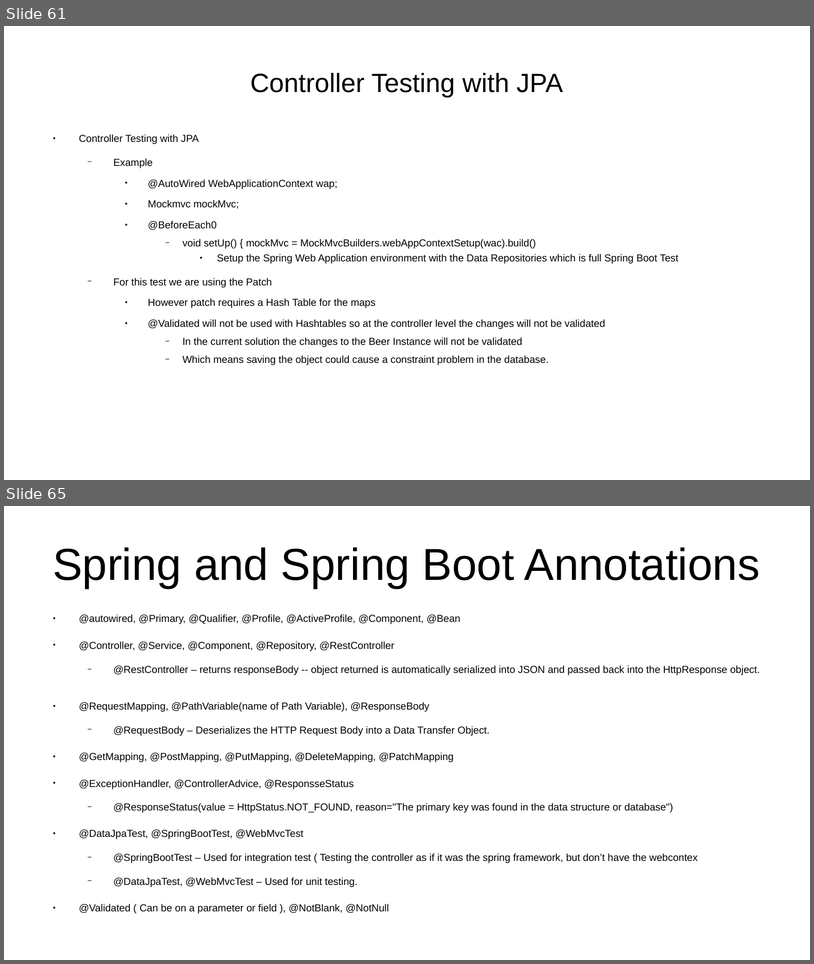
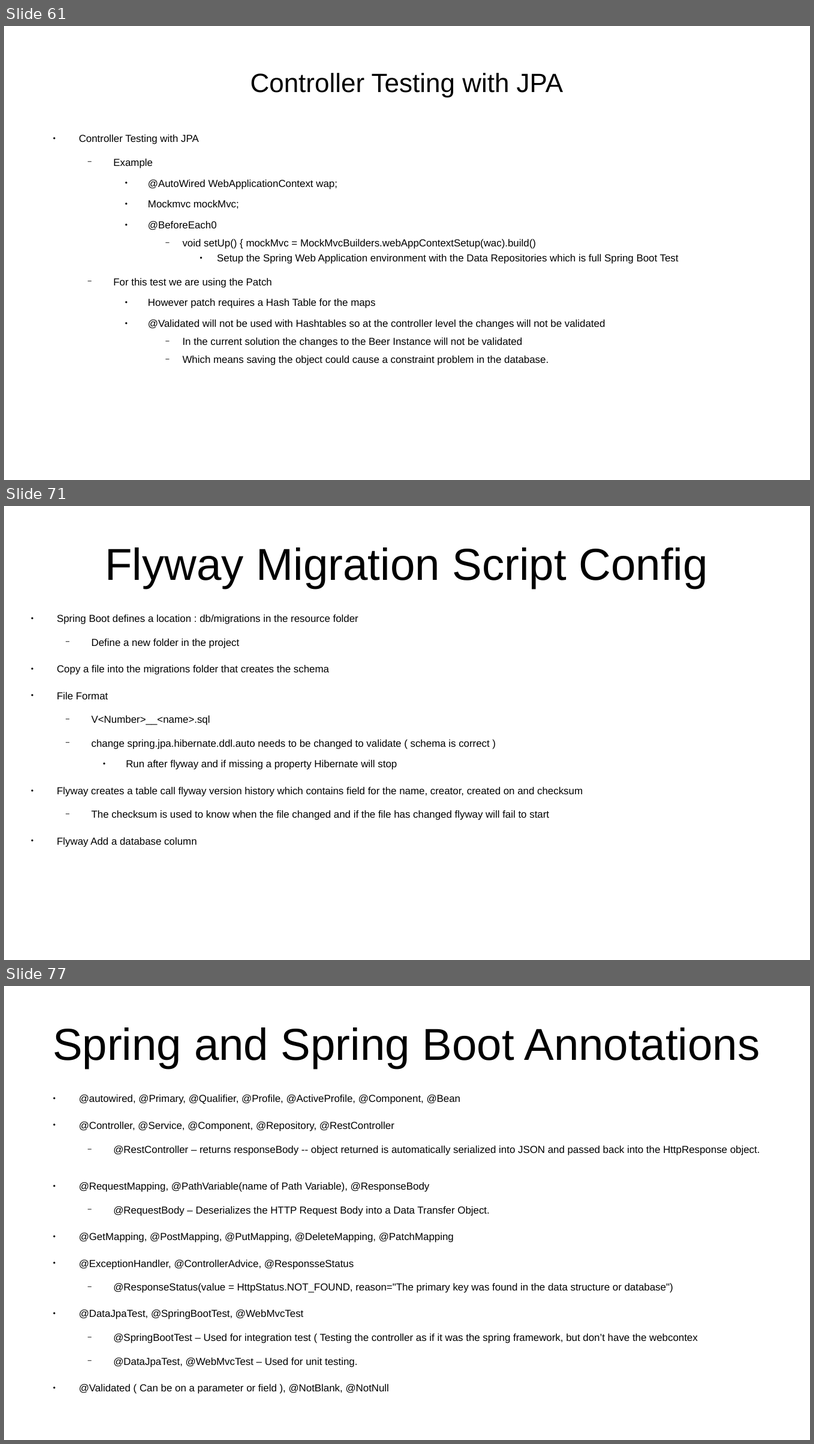
Before and after one commit to CharlesStockman/notesFromCourses, a slide deck: java/spring/Spring 6 - Zero to Hero.odp. Shown one above the other, each under a label of ours: slides 61 and 65 before the commit, slides 61, 71 and 77 after it; the slides between them are not shown. The pictures are 814x964 and 814x1444 pixels, drawn with LibreOffice and Linux fonts; fonts in the diff are those of the drawing. Boxes give left, top, right and bottom in pixels: in the first picture for what was removed or moved away, otherwise in the second. Text is boxed around its words. In the diff, an @@ line names an element or a change of style, - is before the commit and + after.

```diff
--- a/java/spring/Spring 6 - Zero to Hero.odp
+++ b/java/spring/Spring 6 - Zero to Hero.odp
@@ slide 71 added at [4, 506, 810, 960], background #FFFFFF @@
@@ title added at [105, 547, 708, 588], 44 pt, text #000000 @@
+Flyway Migration Script Config
@@ text added at [57, 614, 583, 847], 10 pt, text #000000 @@
+● Spring Boot defines a location : db/migrations in the resource folder
+  − Define a new folder in the project
+● Copy a file into the migrations folder that creates the schema
+● File Format
+  − V<Number>__<name>.sql
+  − change spring.jpa.hibernate.ddl.auto needs to be changed to validate ( schema is correct )
+    ● Run after flyway and if missing a property Hibernate will stop
+● Flyway creates a table call flyway version history which contains field for the name, creator, created on and checksum
+  − The checksum is used to know when the file changed and if the file has changed flyway will fail to start
+● Flyway Add a database column
@@ what was slide 65 is now slide 77 @@
```
Also in this commit, not shown: 2 slides changed, 12 other slides added, 1 slide removed, 6 other files.
